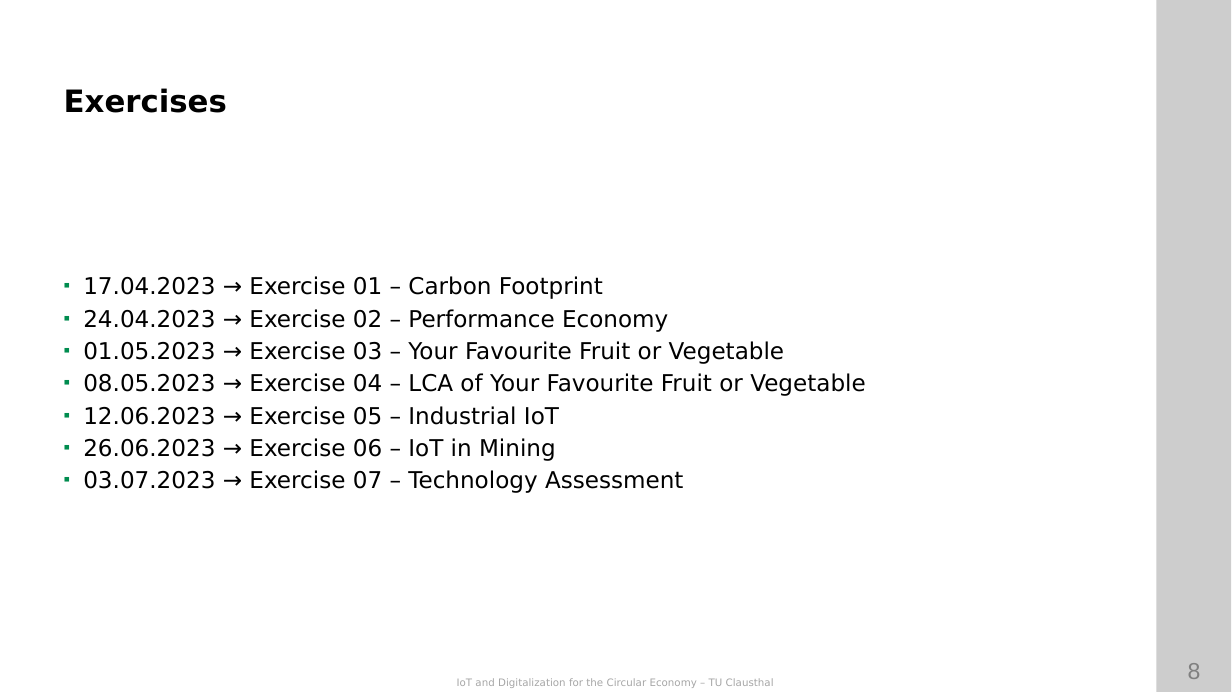
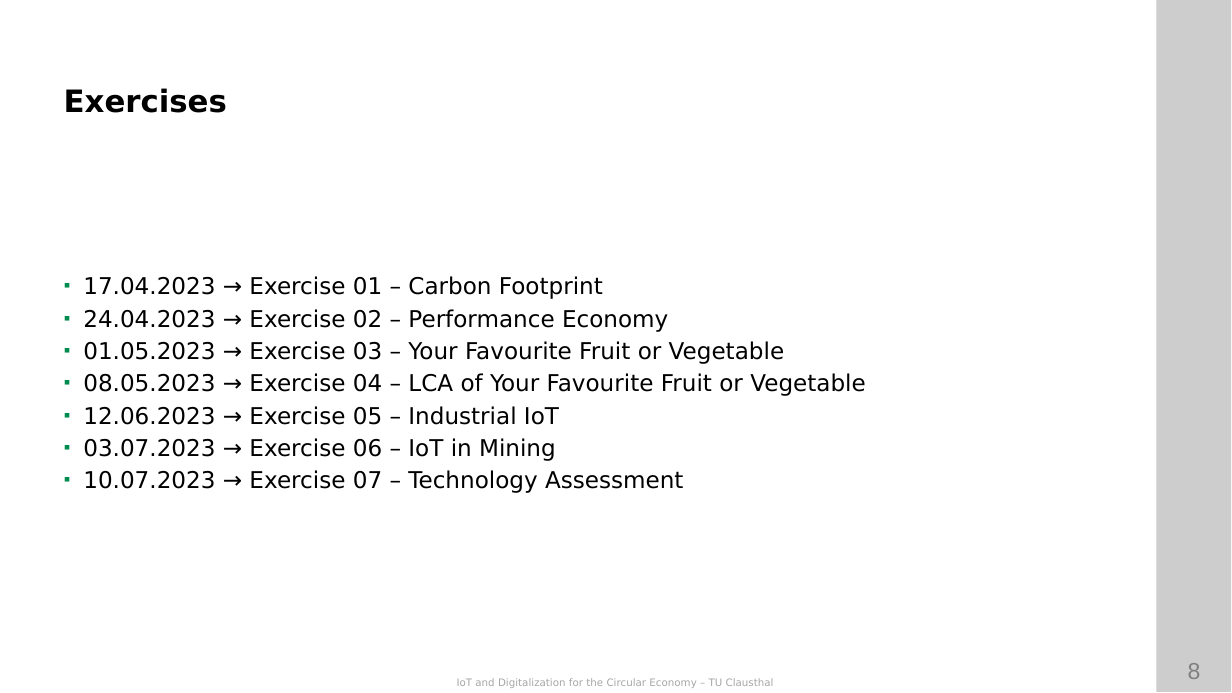
Before and after one commit to ETCE-LAB/teaching-material, a slide deck: slide 8 of IoT-and-Digitalization-for-the-Circular-Economy/IoT-CE-L00-Organization.pptx. Drawn at 1232x693 pixels with LibreOffice and Linux fonts; fonts in the diff are those of the drawing; background and template pictures are left out. Boxes give left, top, right and bottom in pixels: in the first picture for what was removed or moved away, otherwise in the second. Text is boxed around its words. In the diff, an @@ line names an element or a change of style, - is before the commit and + after.

```diff
--- a/IoT-and-Digitalization-for-the-Circular-Economy/IoT-CE-L00-Organization.pptx
+++ b/IoT-and-Digitalization-for-the-Circular-Economy/IoT-CE-L00-Organization.pptx
@@ text at (83, 438, 683, 493): text changed @@
-▪ 26.06.2023 → Exercise 06 – IoT in Mining
-▪ 03.07.2023 → Exercise 07 – Technology Assessment
+▪ 03.07.2023 → Exercise 06 – IoT in Mining
+▪ 10.07.2023 → Exercise 07 – Technology Assessment
```
Also in this commit, not shown: 1 other slide changed, 3 other files.
